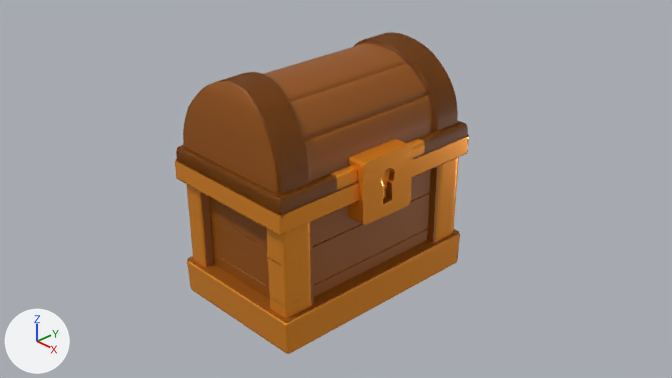
What one commit did to the Blender file public/sunduk_3.blend.
Before and after are seen from the file's camera 'Camera'. Every picture has the same lights, and +X, +Y and +Z are marked at lower left. The older version comes first.

Before the edit, the objects in view are built like this:
```python
me_cube = bpy.data.meshes.new('Cube')
me_cube.from_pydata(...)  # 1503 vertices, 1362 faces, 10 loose edges; spans x -1.0..1.09, y -1.04..1.03, z -1.0..0.8
me_cube.materials.append(mat_wood)  # brown #945000
me_cylinder = bpy.data.meshes.new('Cylinder')
me_cylinder.from_pydata(...)  # 9652 vertices, 9548 faces, 2 loose edges; spans x -1.05..1.2, y -1.0..0.18, z -1.04..1.05
me_cylinder.materials.append(mat_wood)  # brown #945000
me_cylinder_003 = bpy.data.meshes.new('Cylinder.003')
me_cylinder_003.from_pydata(...)  # 5815 vertices, 5358 faces; spans x -1.05..1.1, y -1.0..0.18, z -1.04..1.05
me_cylinder_003.materials.append(mat_arm)  # orange #ff9d29
ob_body_1 = bpy.data.objects.new('body-1', me_cube)
ob_body_1.location = (-0.355, 0.194, -0.498)
ob_body_1.scale = (0.963, 1.5, 1.0)
_m = ob_body_1.modifiers.new('Bevel', 'BEVEL')
_m.segments = 2
_m.angle_limit = 1.396
ob_krishka1 = bpy.data.objects.new('krishka1', me_cylinder)
ob_krishka1.location = (-0.379, 0.18, 0.477)
ob_krishka1.rotation_euler = (-1.571, 0.0, 0.0)  # degrees (-90, 0, 0)
ob_krishka1.scale = (0.895, 0.997, 1.48)
ob_krishka2 = bpy.data.objects.new('krishka2', me_cylinder_003)
ob_krishka2.location = (-0.379, 0.18, 0.477)
ob_krishka2.rotation_euler = (-1.571, 0.0, 0.0)  # degrees (-90, 0, 0)
ob_krishka2.scale = (0.895, 0.997, 1.48)
# also in view: 'body_2' at (-0.35, 0.19, -0.6); 'zamok_top' at (0.58, 0.19, 0.43); 'zamok_niz' at (0.58, 0.18, 0.04)
```
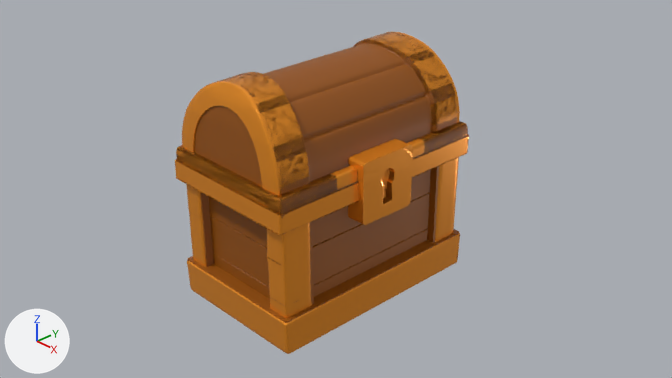
Where the newer file only moved an object's origin or applied its transform, the numbers keep the older frame.

Where the change shows, as pixel boxes [x1, y1, x2, y2] in the pictures (672 x 378 px):
'krishka2', reshaped: before [332, 139, 425, 189]; after [176, 32, 467, 214]
part 1 of me_cylinder, built on: before [183, 81, 280, 194]; after [186, 93, 262, 186]
part 2 of me_cylinder_003, built on (orange): after [182, 80, 281, 195]
part 3 of me_cylinder_003, added: after [386, 32, 461, 124]

Diff of the bpy script that builds the scene:
```diff
--- a/public/sunduk_3.blend.py
+++ b/public/sunduk_3.blend.py
@@ me_cylinder @@
 # used by ob_krishka1; location = (-0.379, 0.18, 0.477); rotation_euler = (-1.571, 0.0, 0.0), in degrees (-90, 0, 0); scale = (0.895, 0.997, 1.48)
-me_cylinder.from_pydata(...)  # 9652 vertices, 9548 faces, 2 loose edges; spans x -1.05..1.2, y -1.0..0.18, z -1.04..1.05
+me_cylinder.from_pydata(...)  # 10136 vertices, 9830 faces, 1 loose edge; spans x -1.05..1.2, y -1.0..0.18, z -1.04..1.05
+# me_cylinder part 1: 255 vertices moved from x -0.97..0.94, y -0.99..-0.02, z -1.0..-0.9 to x -0.99..0.98, y -0.99..-0.01, z -1.0..-0.89; 101 vertices removed from x -0.96..0.94, y -0.98..-0.01, z -1.0..-0.9; 643 vertices added at x -0.99..0.99, y -0.99..0.0, z -1.02..-0.87
+# other edits to the shape of me_cylinder do not show in these pictures
 me_cylinder.materials.append(mat_wood)
@@ me_cylinder_003 @@
 # used by ob_krishka2; location = (-0.379, 0.18, 0.477); rotation_euler = (-1.571, 0.0, 0.0), in degrees (-90, 0, 0); scale = (0.895, 0.997, 1.48)
-me_cylinder_003.from_pydata(...)  # 5815 vertices, 5358 faces; spans x -1.05..1.1, y -1.0..0.18, z -1.04..1.05
+me_cylinder_003.from_pydata(...)  # 7297 vertices, 6632 faces; spans x -1.05..1.1, y -1.0..0.18, z -1.04..1.05
+# me_cylinder_003 part 2: 8 vertices moved within x -0.99..0.87, y -0.88..-0.02, z -0.99..-0.93; 751 vertices added at x -0.99..0.99, y -0.99..0.0, z -1.01..-0.89
+# me_cylinder_003 part 3: 731 vertices added at x -0.99..0.98, y -0.99..0.0, z 0.89..1.02
 me_cylinder_003.materials.append(mat_arm)
```
